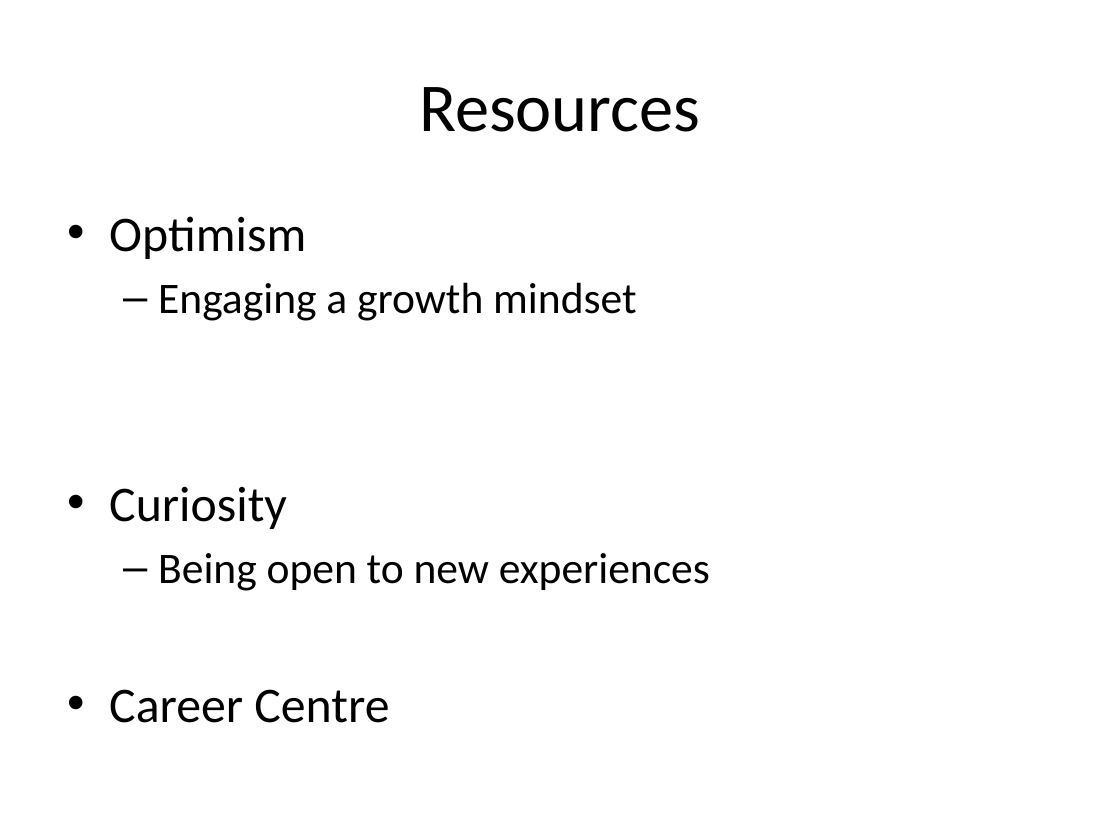
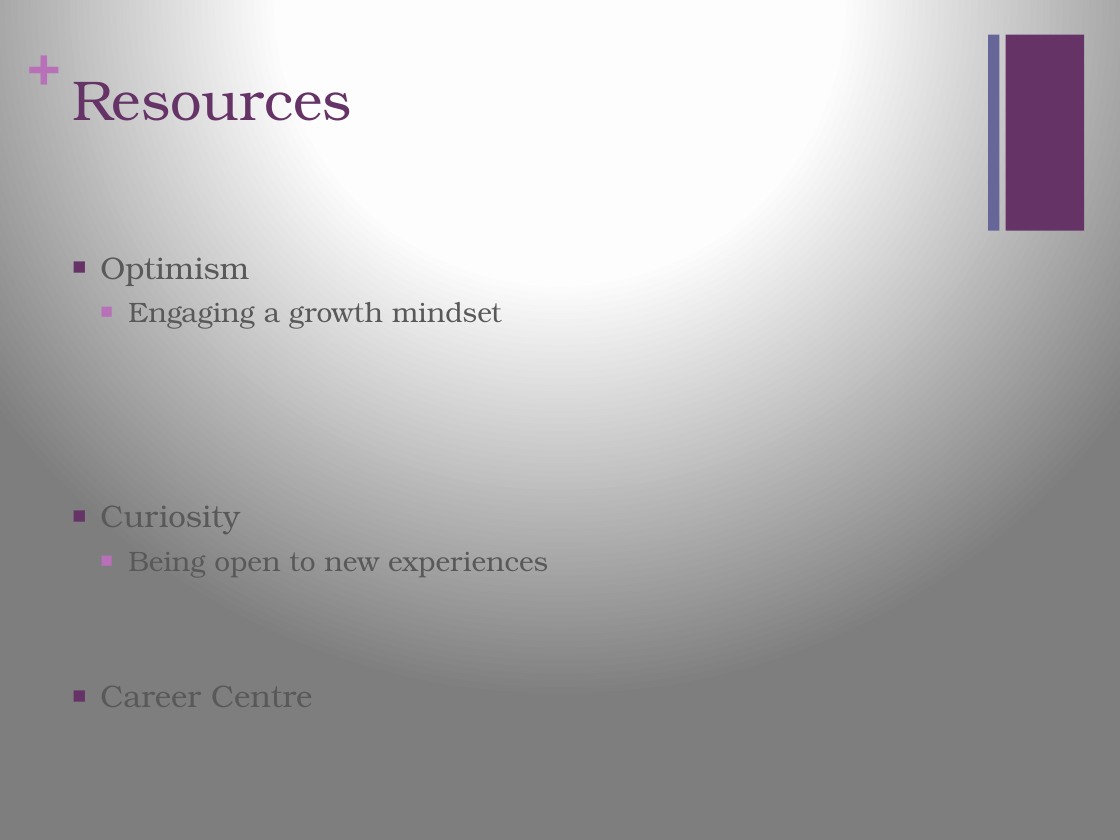
Before and after one commit to dpetousis/test, a slide deck: slide 8 of LBS Presentation.pptx. Drawn at 1120x840 pixels with LibreOffice and Linux fonts; fonts in the diff are those of the drawing. Boxes give left, top, right and bottom in pixels: in the first picture for what was removed or moved away, otherwise in the second. Text is boxed around its words. In the diff, an @@ line names an element or a change of style, - is before the commit and + after.

```diff
--- a/LBS Presentation.pptx
+++ b/LBS Presentation.pptx
@@ background #FFFFFF to gradient #FFFFFF to #FEFEFE to #7F7F7F @@
@@ text added at [27,28,59,96], 36 pt, text #B870B8, bold @@
++
@@ title "Resources": place and size @@
-title "Resources" at [419,87,700,132]
+title "Resources" at [72,81,351,121]
@@ title "Resources" at [72,81,351,121]: size 44 to 36 pt, font Calibri to TeX Gyre Bonum, text colour #000000 to #663366; alignment centre to left; vertical alignment middle to top @@
@@ rectangle added at [988,35,999,231], fill #666699 @@
@@ rectangle added at [1006,35,1084,231], fill #663366 @@
@@ text "Optimism": place and size @@
-text "Optimism" at [109,216,710,723]
+text "Optimism" at [100,257,548,716]
@@ text "Optimism" at [100,257,548,716]: size 32 to 20 pt in "Optimism", "Curiosity", "Career Centre"; font Calibri to TeX Gyre Bonum, text colour #000000 to #595959; size 28 to 18 pt in "Engaging a growth mindset", "Being open to new experiences"; bullet • to ■; more space between paragraphs; bullet – to ■ @@
```
Also in this commit, not shown: 8 other slides changed, 1 slide added, 1 slide removed.
